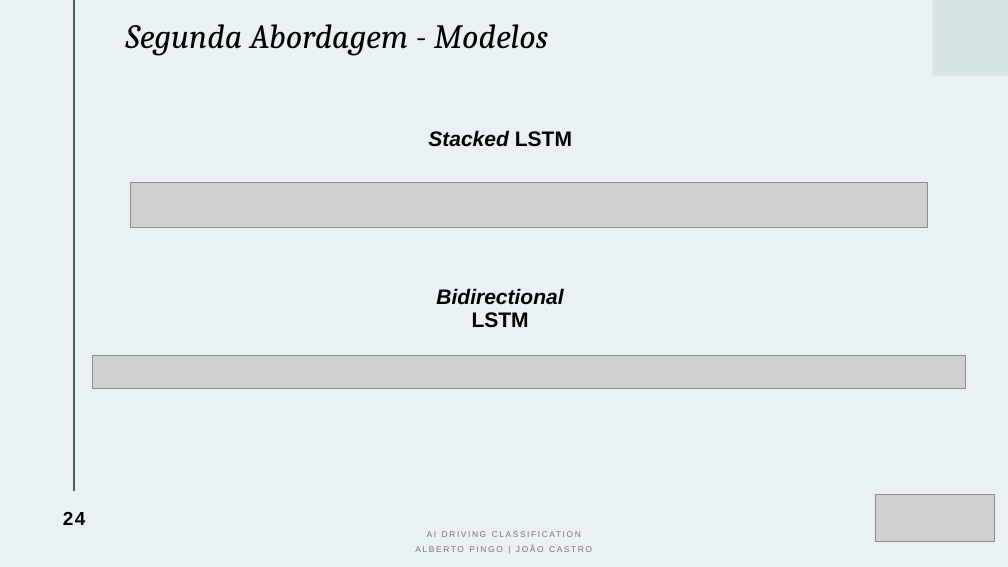
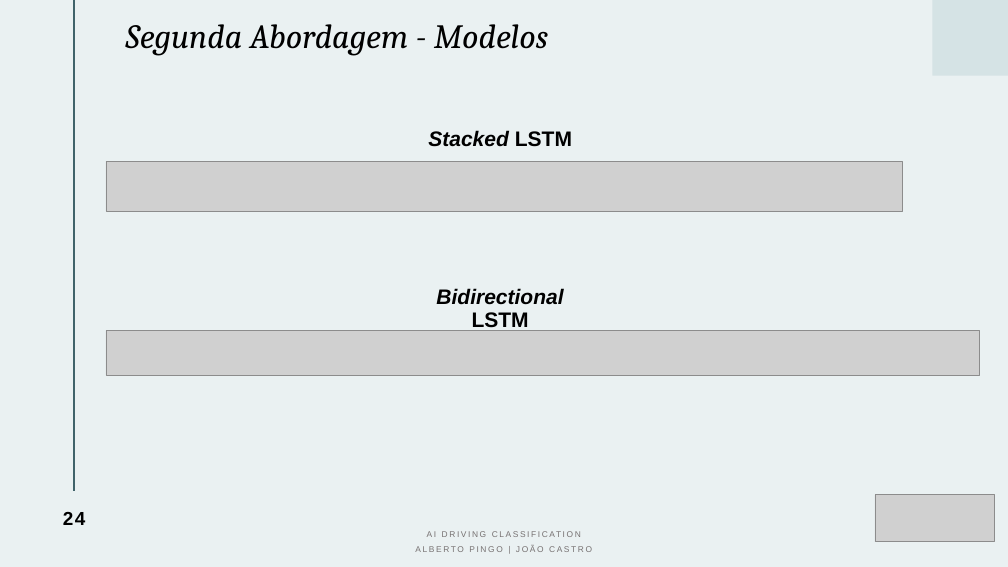
Before and after one commit to albertopingo/AI-driving-classification_FinalProject_CEng, a slide deck: slide 24 of ProjInf_AI_Driving_Classification.pptx. Drawn at 1008x567 pixels with LibreOffice and Linux fonts; fonts in the diff are those of the drawing; grey boxes stand for pictures. Boxes give left, top, right and bottom in pixels: in the first picture for what was removed or moved away, otherwise in the second. Text is boxed around its words. In the diff, an @@ line names an element or a change of style, - is before the commit and + after.

Commit message:
Update pptx images2

```diff
--- a/ProjInf_AI_Driving_Classification.pptx
+++ b/ProjInf_AI_Driving_Classification.pptx
@@ picture added at (106, 161, 902, 211) @@
@@ picture removed at (131, 183, 927, 228) @@
@@ picture removed at (92, 355, 966, 389) @@
@@ picture added at (106, 330, 979, 375) @@
```
